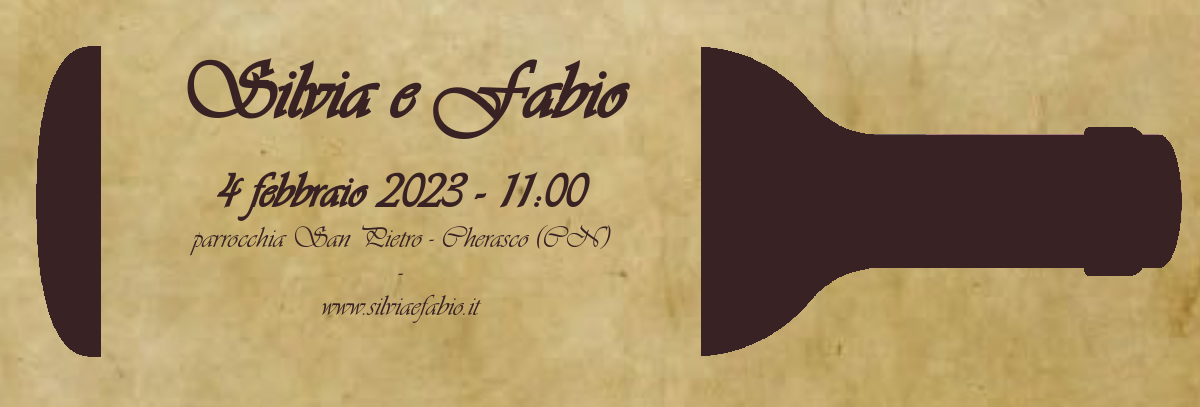
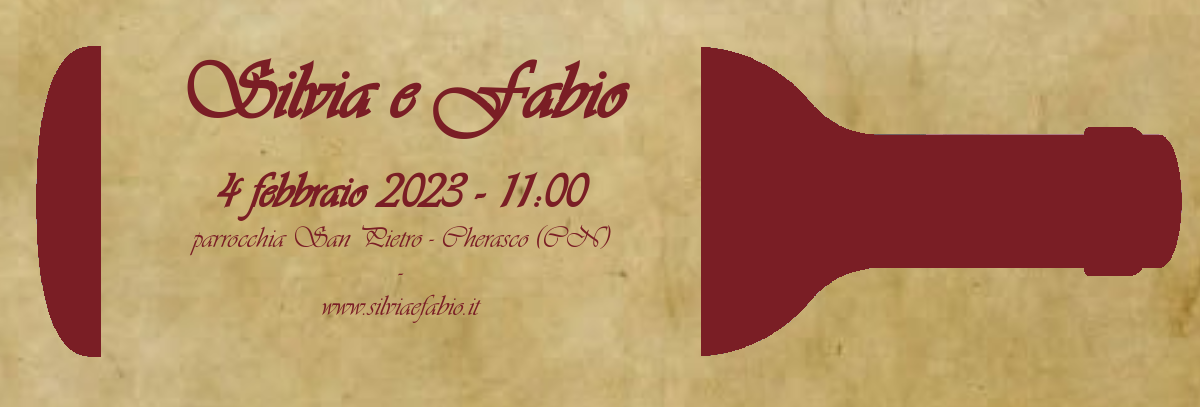
Two versions of the same layered image (1200x407). Layer-by-layer changes:
painted on "Silvia e Fabio ..." over [187,58,630,323]
painted on "Pasted Layer" over [36,46,1182,357]
